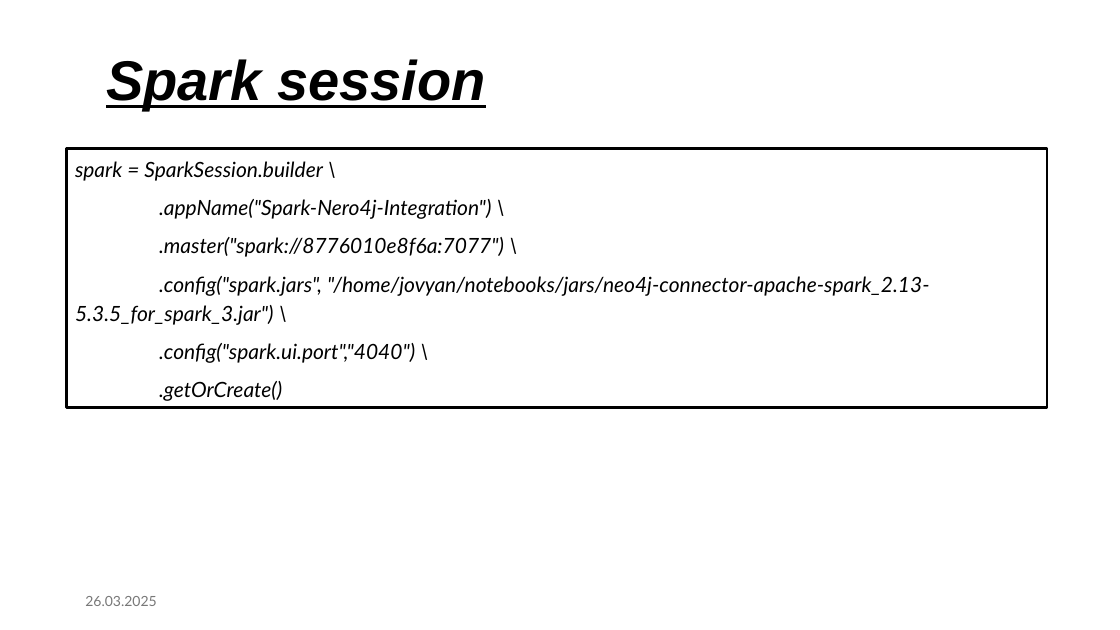
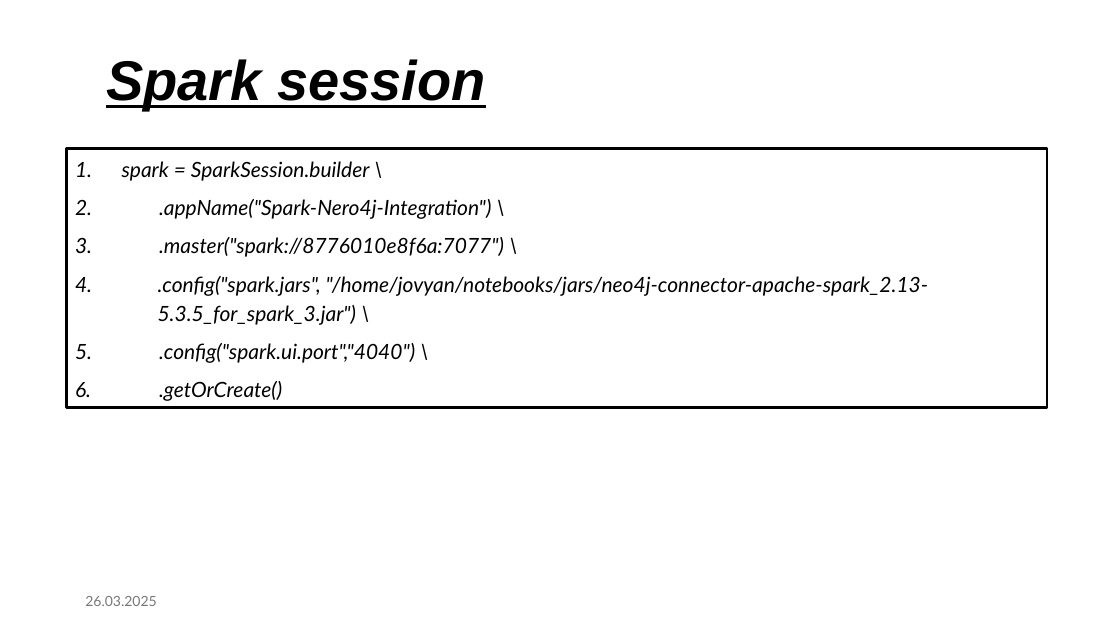
Before and after one commit to pcamarillor/P2025_ESI3914N, a slide deck: slide 6 of spark_cluster/notebooks/examples/tarea_NoSQL.pptx. Drawn at 1120x630 pixels with LibreOffice and Linux fonts; fonts in the diff are those of the drawing. Boxes give left, top, right and bottom in pixels: in the first picture for what was removed or moved away, otherwise in the second. Text is boxed around its words. In the diff, an @@ line names an element or a change of style, - is before the commit and + after.

```diff
--- a/spark_cluster/notebooks/examples/tarea_NoSQL.pptx
+++ b/spark_cluster/notebooks/examples/tarea_NoSQL.pptx
@@ text in rectangle at (x1=75, y1=161, x2=929, y2=401): text changed @@
-spark = SparkSession.builder \
-.appName("Spark-Nero4j-Integration") \
-.master("spark://8776010e8f6a:7077") \
-.config("spark.jars", "/home/jovyan/notebooks/jars/neo4j-connector-apache-spark_2.13-5.3.5_for_spark_3.jar") \
-.config("spark.ui.port","4040") \
-.getOrCreate()
+1. spark = SparkSession.builder \
+2. .appName("Spark-Nero4j-Integration") \
+3. .master("spark://8776010e8f6a:7077") \
+4. .config("spark.jars", "/home/jovyan/notebooks/jars/neo4j-connector-apache-spark_2.13- 5.3.5_for_spark_3.jar") \
+5. .config("spark.ui.port","4040") \
+6. .getOrCreate()
```
Also in this commit, not shown: 5 other slides changed.
